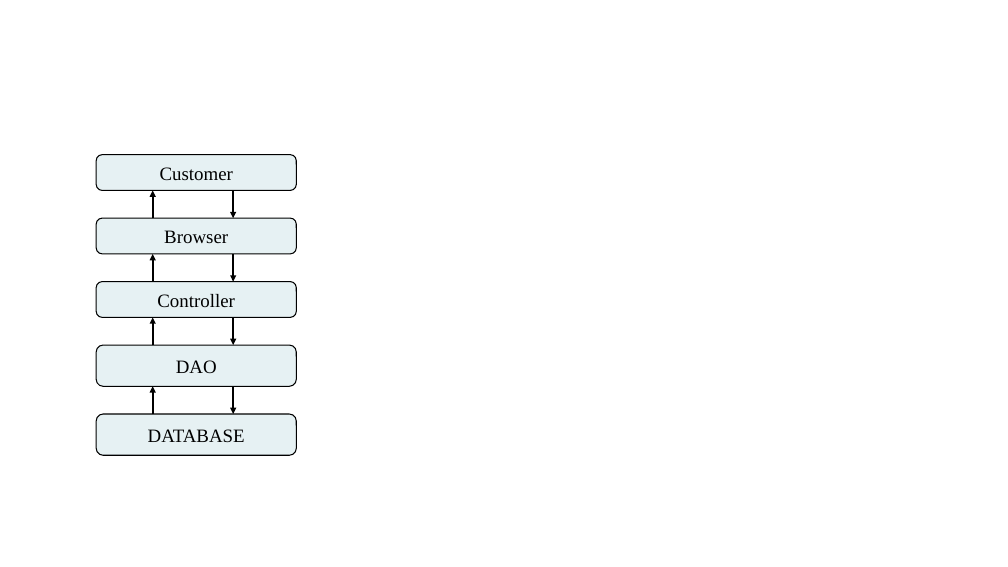
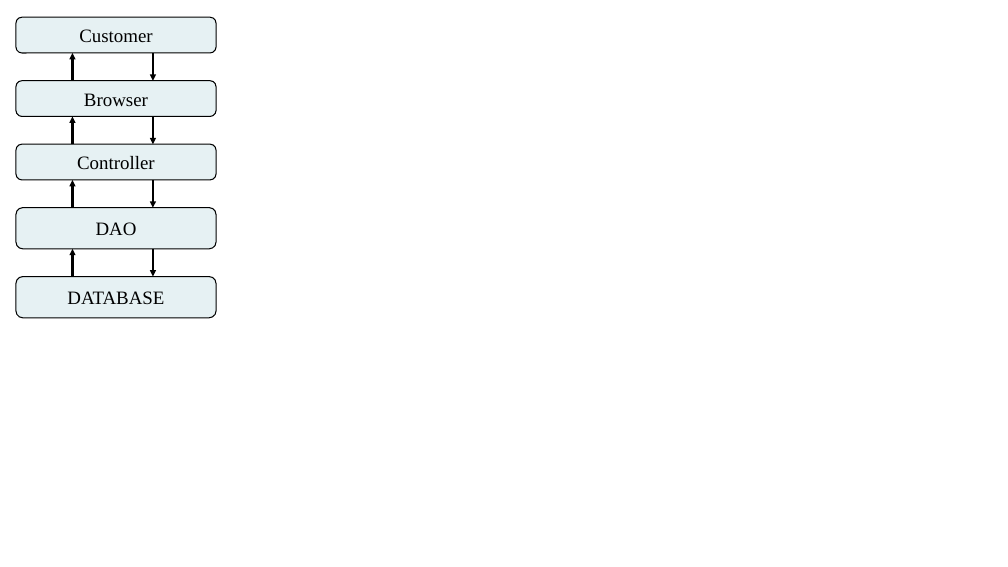
Before and after one commit to ueiheng/Restaurant_ordering_system, a slide deck: slide 4 of 绘图.pptx (slide 1 before the commit). Drawn at 1008x567 pixels with LibreOffice and Linux fonts; fonts in the diff are those of the drawing. Boxes give left, top, right and bottom in pixels: in the first picture for what was removed or moved away, otherwise in the second. Text is boxed around its words. In the diff, an @@ line names an element or a change of style, - is before the commit and + after.

Commit message:
PPTs and Img

```diff
--- a/绘图.pptx
+++ b/绘图.pptx
@@ 3 rounded rectangles: place and size @@
-3 rounded rectangles at [96,155,296,318]
+3 rounded rectangles at [16,17,216,180]
@@ arrow moved from (153, 414) - (153, 386) to (73, 81) - (73, 53) @@
@@ arrow moved from (233, 386) - (233, 414) to (153, 53) - (153, 81) @@
@@ arrow moved from (153, 345) - (153, 318) to (73, 144) - (73, 116) @@
@@ arrow moved from (233, 318) - (233, 345) to (153, 116) - (153, 144) @@
@@ rounded rectangle "DAO": place and size @@
-rounded rectangle "DAO" at [96,345,296,386]
+rounded rectangle "DAO" at [16,208,216,250]
@@ arrow moved from (233, 191) - (233, 219) to (73, 208) - (73, 180) @@
@@ arrow moved from (153, 219) - (153, 191) to (153, 180) - (153, 208) @@
@@ arrow moved from (233, 254) - (233, 282) to (73, 277) - (73, 249) @@
@@ arrow moved from (153, 282) - (153, 254) to (153, 249) - (153, 277) @@
@@ rounded rectangle "DATABASE": place and size @@
-rounded rectangle "DATABASE" at [96,414,296,456]
+rounded rectangle "DATABASE" at [16,277,216,318]
```
Also in this commit, not shown: 3 slides added, 23 other files.
